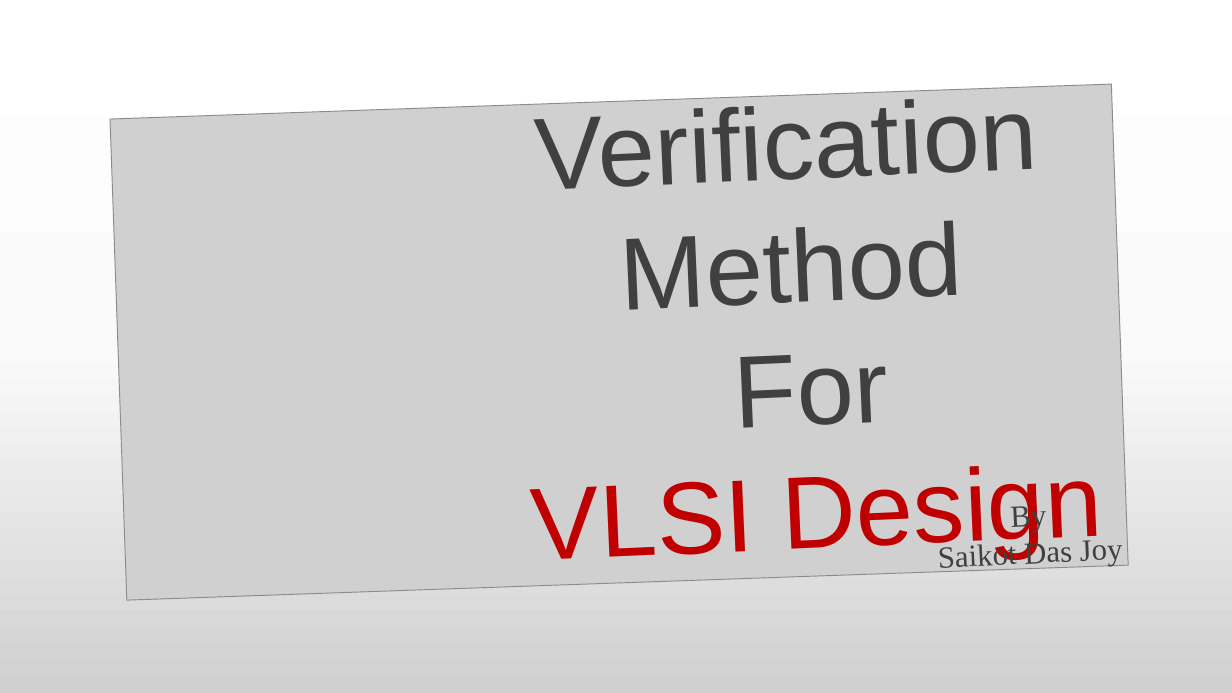
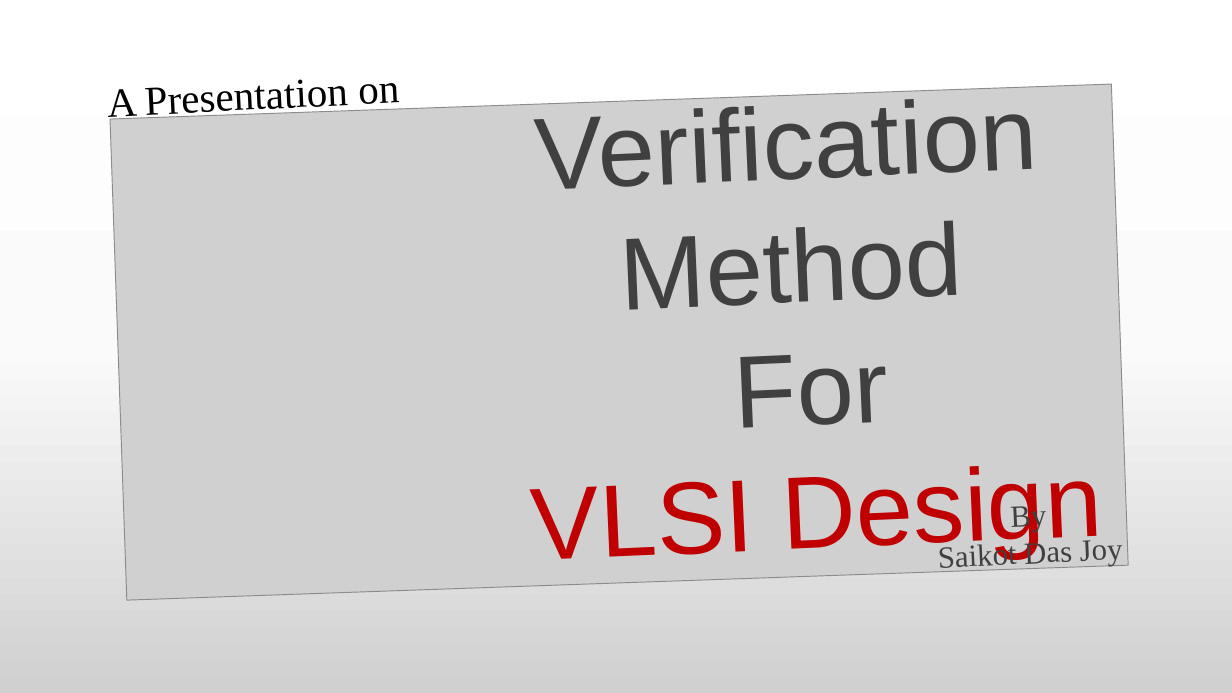
Before and after one commit to Saikot1997/Seminar-Paper-Embedded-Electronics-B-, a slide deck: slide 1 of Final/Verifi_Method presentation.pptx. Drawn at 1232x693 pixels with LibreOffice and Linux fonts; fonts in the diff are those of the drawing; grey boxes stand for pictures; background and template pictures are left out. Boxes give left, top, right and bottom in pixels: in the first picture for what was removed or moved away, otherwise in the second. Text is boxed around its words. In the diff, an @@ line names an element or a change of style, - is before the commit and + after.

```diff
--- a/Final/Verifi_Method presentation.pptx
+++ b/Final/Verifi_Method presentation.pptx
@@ text added at [108, 79, 400, 125], 32 pt, text #000000 @@
+A Presentation on
```
Also in this commit, not shown: 5 other slides changed.
